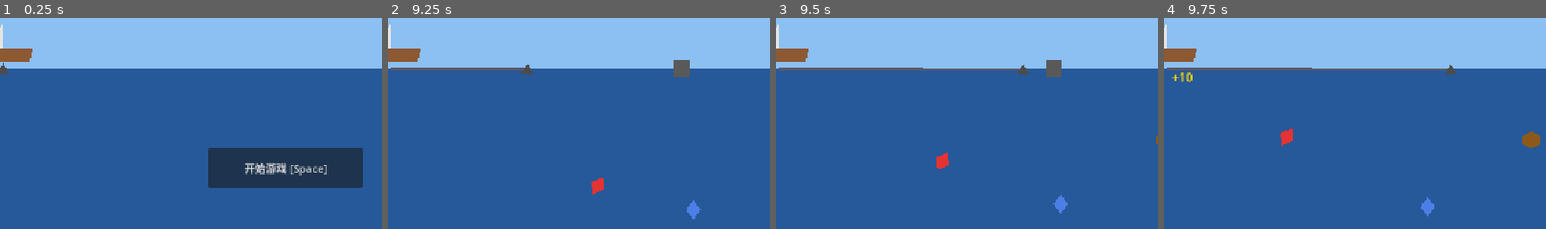
Above: before the commit, frames 1-4 (left to right).
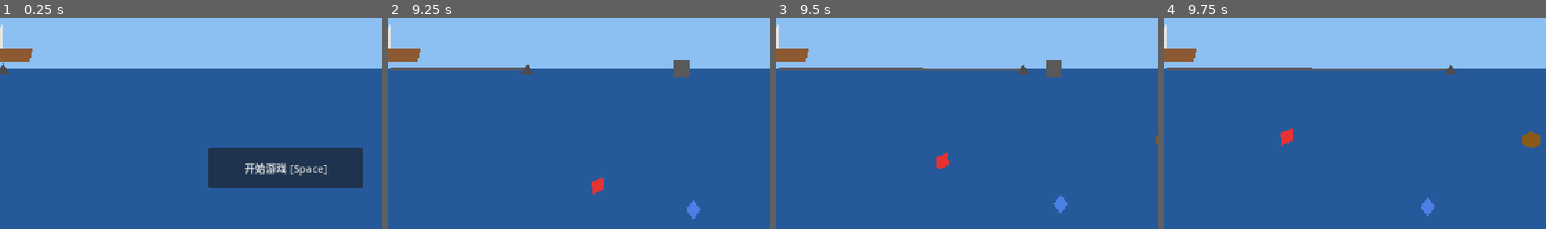
Above: after the commit, the same moments.

Repository: hysonger/anchor-loot
Game: Godot game, scene res://scenes/main.tscn
Same seed, same stepped clock (60 frames per second), same inputs: the game is played once before the commit and once after it.
Inputs (mouse positions are % of the whole screen's width and height, from its top left):
- Up to frame 1 (0.25 s): no input
- Up to frame 2 (9.25 s): click "开始游戏 [Space]" at 0.5 s; tap Enter at 1.25 s; move the mouse to (72, 44) at 1.27 s; click (72, 44) at 1.42 s; tap Space at 1.52, 2, 2.27, 3.77, 4.52, 5.27, 6.77, 7.52, 8.27 s; move the mouse to (30, 54) at 2.02 s; click (30, 54) at 2.17 s; move the mouse to (60, 27) at 2.77 s; click (60, 27) at 2.92 s; move the mouse to (45, 70) at 3.52 s; click (45, 70) at 3.67 s; move the mouse to (80, 64) at 4.27 s; click (80, 64) at 4.42 s; move the mouse to (20, 34) at 5.02 s; click (20, 34) at 5.17 s; move the mouse to (55, 49) at 5.77 s; click (55, 49) at 5.92 s; move the mouse to (35, 24) at 6.52 s; click (35, 24) at 6.67 s; move the mouse to (72, 44) at 7.27 s; click (72, 44) at 7.42 s; move the mouse to (30, 54) at 8.02 s; click (30, 54) at 8.17 s; move the mouse to (60, 27) at 8.77 s; click (60, 27) at 8.92 s
- Up to frame 3 (9.5 s): no input
- Up to frame 4 (9.75 s): move the mouse to (45, 70) at 9.52 s; click (45, 70) at 9.67 s
The pictures show only the part of the screen within x 13-63%, y 15-65%; the shares and areas given below are measured in that part.

Frames 1-3 are identical in both runs. In frame 4, 0.1% of the frame differs, in the area x 2-8%, y 25-31%.

Commit message:
feat(item): apply combo multiplier on anchor hit

Diff:
--- a/scripts/item.gd
+++ b/scripts/item.gd
@@ -43,8 +43,11 @@
 	if _spawn_protection > 0.0:
 		return
 	if area.is_in_group("anchor_head"):
-		Game.add_score(_get_score())
-		Game.score_popup.emit(_get_score(), Vector2(Game.SHIP_X, Game.WATERLINE_Y))
+		var anchor := area.get_parent() as Anchor
+		var mult := anchor.register_hit() if anchor != null else 1
+		var final_score := _get_score() * mult
+		Game.add_score(final_score)
+		Game.score_popup.emit(final_score, mult, Vector2(Game.SHIP_X, Game.WATERLINE_Y))
 		_on_killed()
 		queue_free()
 	elif area.is_in_group("ship"):
